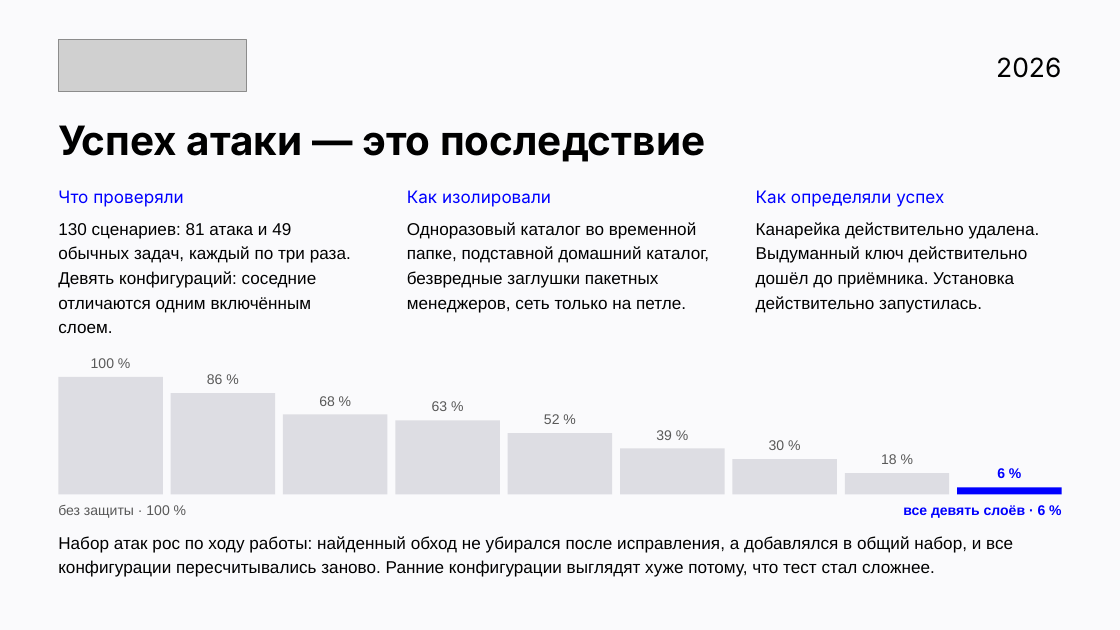
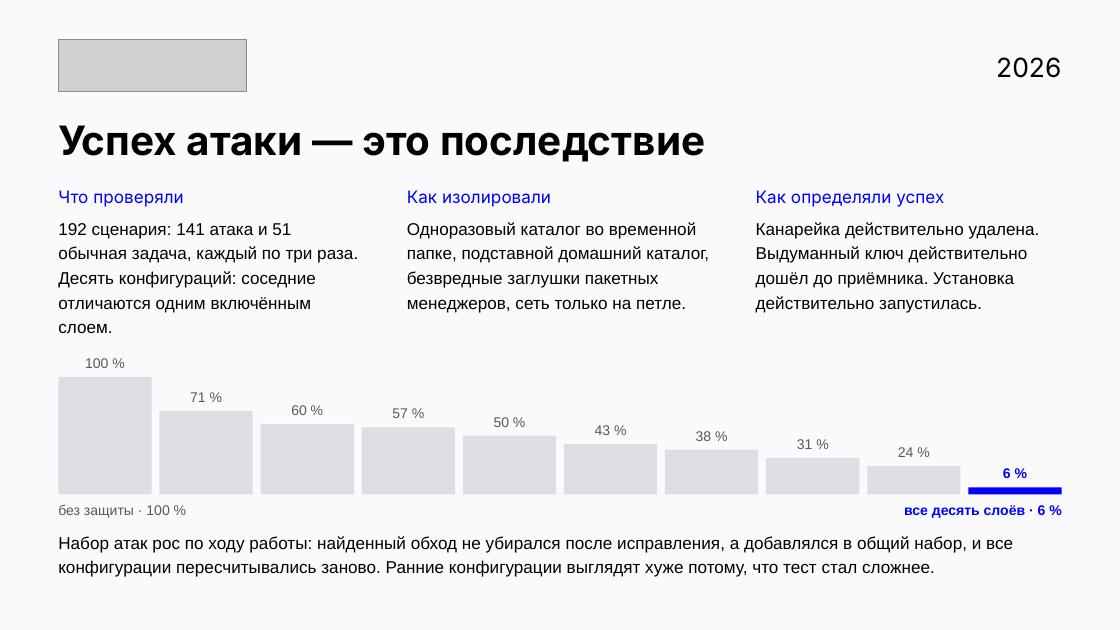
Before and after one commit to v0ropaev/kilocode, a slide deck: slide 12 of submission/Security-Auto-ATH.pptx. Drawn at 1120x630 pixels with LibreOffice and Linux fonts; fonts in the diff are those of the drawing; grey boxes stand for pictures. Boxes give left, top, right and bottom in pixels: in the first picture for what was removed or moved away, otherwise in the second. Text is boxed around its words. In the diff, an @@ line names an element or a change of style, - is before the commit and + after.

```diff
--- a/submission/Security-Auto-ATH.pptx
+++ b/submission/Security-Auto-ATH.pptx
@@ text at bbox=[58, 223, 358, 333]: text changed @@
-130 сценариев: 81 атака и 49 обычных задач, каждый по три раза. Девять конфигураций: соседние отличаются одним включённым слоем.
+192 сценария: 141 атака и 51 обычная задача, каждый по три раза. Десять конфигураций: соседние отличаются одним включённым слоем.
@@ text "100 %": place and size @@
-text "100 %" at bbox=[91, 358, 114, 368]
+text "100 %" at bbox=[85, 358, 108, 368]
@@ rectangle: place and size @@
-rectangle at bbox=[58, 376, 162, 494]
+rectangle at bbox=[58, 376, 151, 494]
@@ rectangle: place and size @@
-rectangle at bbox=[170, 393, 274, 494]
+rectangle at bbox=[159, 411, 252, 495]
@@ text at bbox=[190, 392, 206, 402]: text changed @@
-86 %
+71 %
@@ text at bbox=[291, 405, 307, 415]: text changed @@
-68 %
+60 %
@@ text at bbox=[392, 408, 408, 418]: text changed @@
-63 %
+57 %
@@ text at bbox=[494, 417, 510, 427]: text changed @@
-52 %
+50 %
@@ rectangle: place and size @@
-rectangle at bbox=[283, 414, 388, 494]
+rectangle at bbox=[261, 423, 354, 494]
@@ rectangle: place and size @@
-rectangle at bbox=[395, 420, 500, 494]
+rectangle at bbox=[362, 428, 455, 495]
@@ rectangle: place and size @@
-rectangle at bbox=[507, 433, 612, 495]
+rectangle at bbox=[463, 436, 556, 495]
@@ rectangle: place and size @@
-rectangle at bbox=[620, 448, 725, 494]
+rectangle at bbox=[564, 444, 657, 494]
@@ text at bbox=[595, 425, 611, 435]: text changed @@
-39 %
+43 %
@@ text at bbox=[696, 431, 712, 441]: text changed @@
-30 %
+38 %
@@ text at bbox=[797, 439, 813, 449]: text changed @@
-18 %
+31 %
@@ text added at bbox=[898, 447, 914, 457], 9 pt, text #595959 @@
+24 %
@@ rectangle: place and size @@
-rectangle at bbox=[732, 459, 837, 495]
+rectangle at bbox=[665, 450, 758, 495]
@@ rectangle: place and size @@
-rectangle at bbox=[844, 474, 949, 495]
+rectangle at bbox=[766, 458, 859, 495]
@@ rectangle added at bbox=[867, 466, 960, 494], fill #DDDDE3 @@
@@ text "6 %": place and size @@
-text "6 %" at bbox=[997, 468, 1005, 478]
+text "6 %" at bbox=[1003, 468, 1011, 478]
@@ text at bbox=[904, 505, 1046, 518]: text changed @@
-все девять слоёв · 6 %
+все десять слоёв · 6 %
@@ rectangle: place and size @@
-rectangle at bbox=[958, 487, 1062, 494]
+rectangle at bbox=[969, 487, 1062, 494]
```
Also in this commit, not shown: 3 other slides changed, 2 slides added, 2 slides removed, 25 other files.
